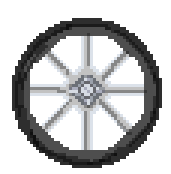
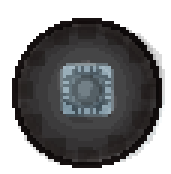
Layers edited between the first and the second 171×174 image:
hid group "bike tire" (4 layers) over 12, 18, 162, 168
hid "centre-point" over 66, 69, 108, 111
added layer "Layer 15" (overlay) above "refined-wheel-template copy" over 15, 21, 165, 168
added layer "refined-wheel-template copy" above "refined-wheel-template" over 12, 18, 162, 168
showed "refined-wheel-template" over 12, 18, 162, 168
